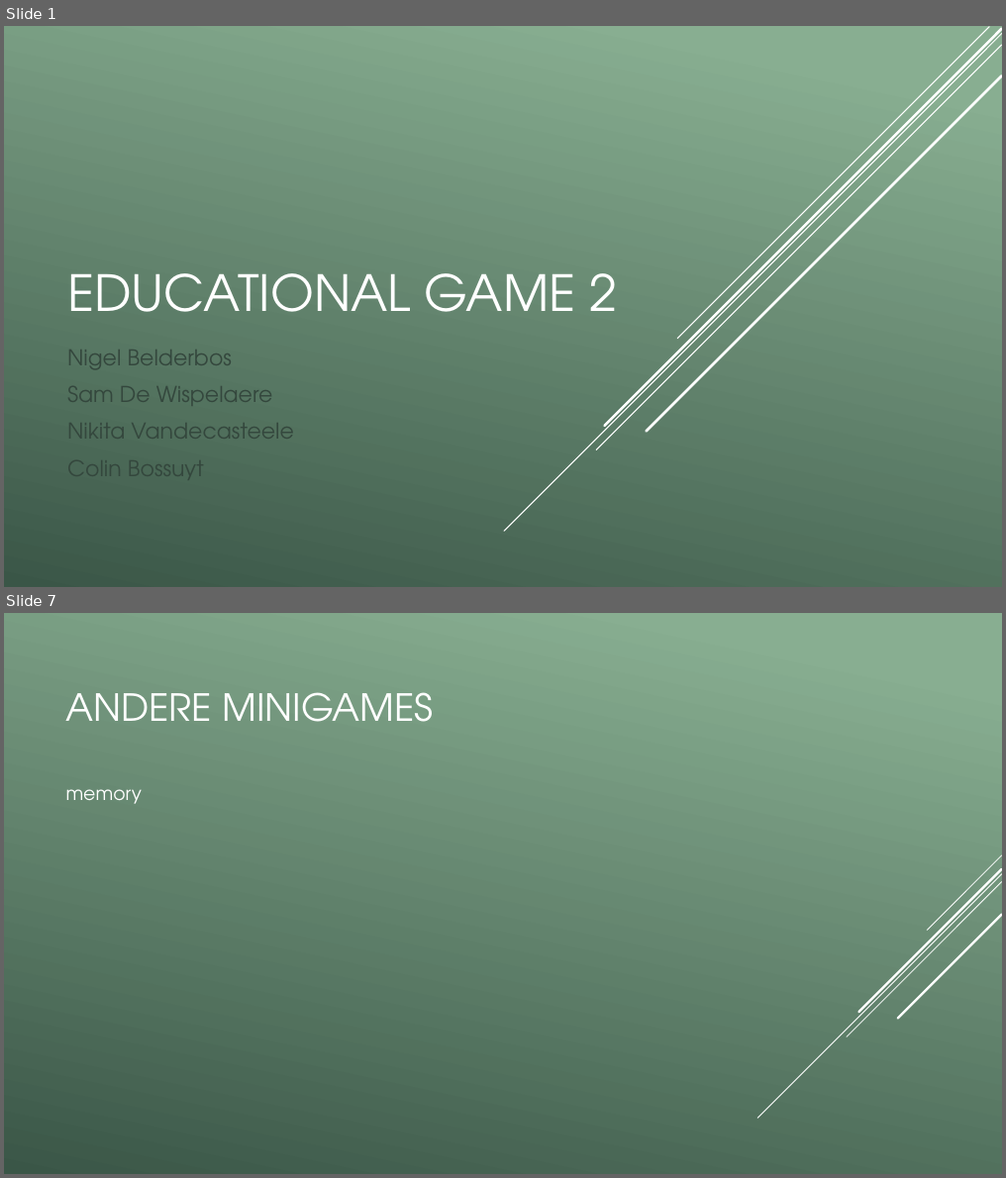
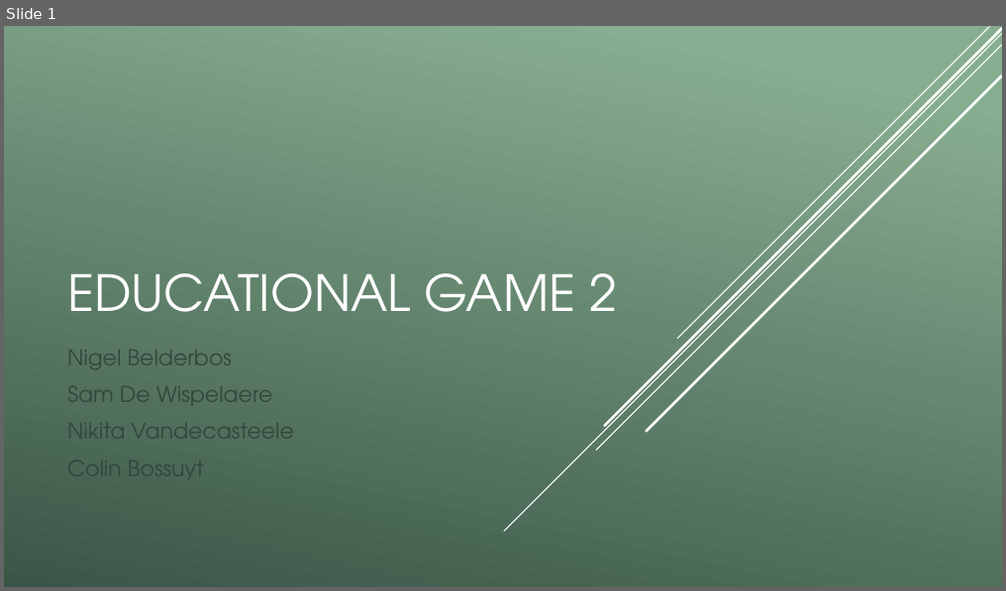
Before and after one commit to vives-project-xp/EducationalGame2, a slide deck: Educational_game_2.pptx. Shown one above the other, each under a label of ours: slides 1 and 7 before the commit, slide 1 after it; the slides between them are not shown. The pictures are 1006x1178 and 1006x591 pixels, drawn with LibreOffice and Linux fonts; fonts in the diff are those of the drawing; background and template pictures are left out. Boxes give left, top, right and bottom in pixels: in the first picture for what was removed or moved away, otherwise in the second. Text is boxed around its words. In the diff, an @@ line names an element or a change of style, - is before the commit and + after.

```diff
--- a/Educational_game_2.pptx
+++ b/Educational_game_2.pptx
@@ slide 7 removed at box(4, 613, 1002, 1174), background gradient #88AE92 to #3B5647 @@
@@ title removed at box(66, 692, 434, 722) @@
-ANDERE MINIGAMES
@@ text removed at box(66, 789, 142, 804) @@
-memory
@@ group removed at box(757, 856, 1002, 1118): 5 lines @@
```
Also in this commit, not shown: 6 slides changed, 2 slides added, 2 other files.
